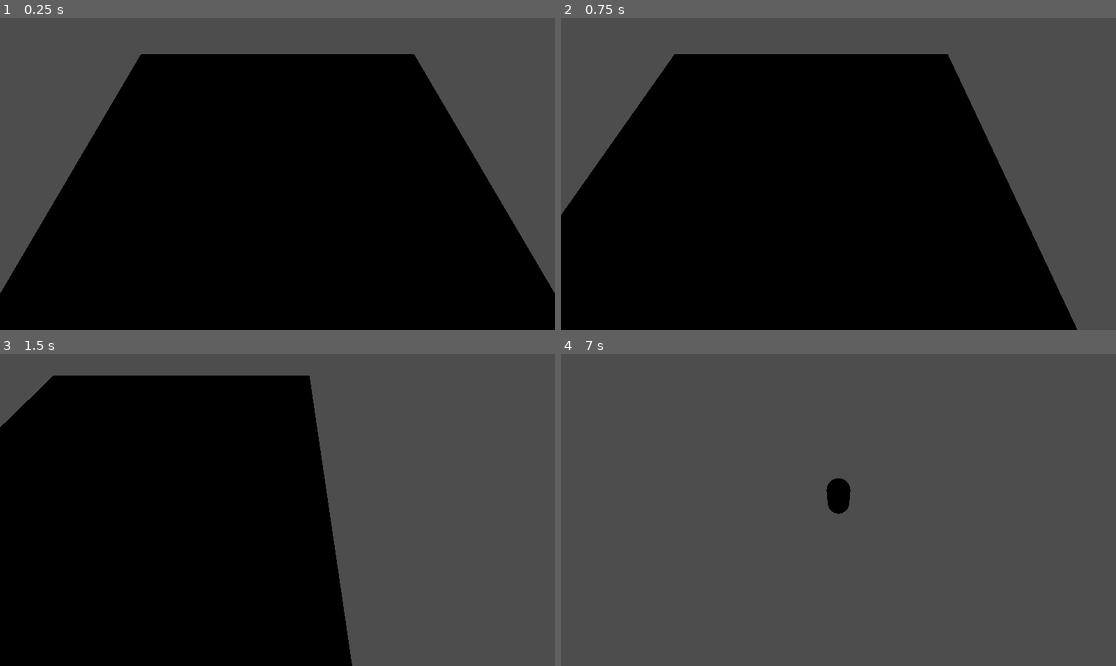
Above: before the commit, frames 1-4 (two rows, left to right).
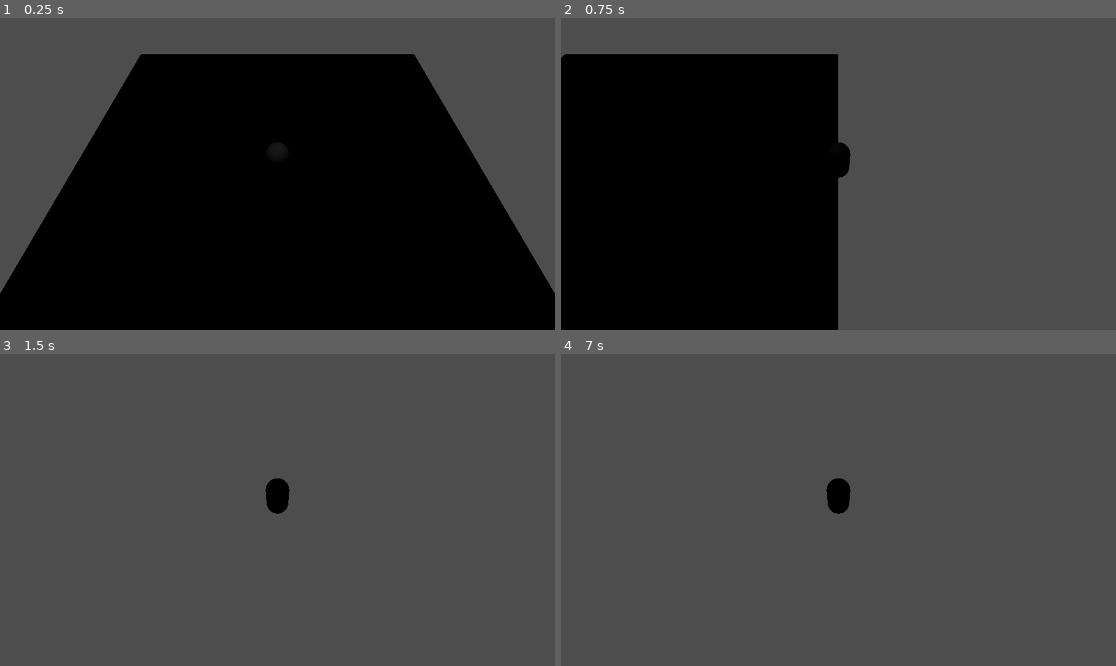
Above: after the commit, the same moments.

Repository: BrownRISDGameDevelopers/mosquito-simulator
Game: Godot game, scene res://scenes/Map.tscn
Same seed, same stepped clock (60 frames per second), same inputs: the game is played once before the commit and once after it.
Inputs:
- Up to frame 1 (0.25 s): no input
- Up to frame 2 (0.75 s): tap Enter (ui_accept) at 0.5 s; hold D (right) from 0.53 s (still down)
- Up to frame 3 (1.5 s): tap Enter (ui_accept) at 0.77 s; release D (right) at 1.28 s; hold S (down) from 1.28 s (still down)
- Up to frame 4 (7 s): tap Enter (ui_accept) at 1.52, 3.02, 3.5, 3.77, 4.25, 4.52, 5, 5.75, 6.02, 6.5, 6.77 s; release S (down) at 2.03 s; hold D (right) 2.03-2.78 s; hold W (up) 2.78-3.53 s; hold A (left) 3.53-5.03 s; hold S (down) 5.03-5.78 s; hold D (right) 5.78-6.53 s; hold W (up) from 6.53 s (still down)

The runs differ from the first frame. In frame 1, less than 0.1% of the frame differs, in the area x 49-51%, y 41-43%; in frame 2, 33%; in frame 3, 54%, in the area x 0-64%, y 6-100%; in frame 4, less than 0.1%.

Commit message:
feat(npc): basic random pathfinding

Diff:
--- a/scenes/Map.tscn
+++ b/scenes/Map.tscn
@@ -43,3 +43,7 @@
 transform = Transform3D(1, 0, 0, 0, 0.49999997, 0.86602545, 0, -0.86602545, 0.49999997, 0, 0.85, 0.5)
 script = ExtResource("2_lajc7")
 player = NodePath("../Player")
+
+[node name="SpotLight3D" type="SpotLight3D" parent="."]
+transform = Transform3D(1, 0, 0, 0, -4.371139e-08, 1, 0, -1, -4.371139e-08, 0, 5, 0)
+light_energy = 6.608
--- /dev/null
+++ b/scenes/NPC.tscn
@@ -0,0 +1,21 @@
+[gd_scene load_steps=4 format=3 uid="uid://1ayg4tlicupc"]
+
+[ext_resource type="Script" uid="uid://dfb8m4motdh6b" path="res://scripts/npc.gd" id="1_mhefn"]
+
+[sub_resource type="SphereShape3D" id="SphereShape3D_7ho5x"]
+
+[sub_resource type="SphereMesh" id="SphereMesh_tier1"]
+
+[node name="NPC" type="CharacterBody3D"]
+transform = Transform3D(0.1, 0, 0, 0, 0.1, 0, 0, 0, 0.1, 0, 0, 0)
+script = ExtResource("1_mhefn")
+
+[node name="CollisionShape3D" type="CollisionShape3D" parent="."]
+transform = Transform3D(1, 0, 0, 0, 1, 0, 0, 0, 1, 0, 0.5, 0)
+shape = SubResource("SphereShape3D_7ho5x")
+
+[node name="NavigationAgent3D" type="NavigationAgent3D" parent="."]
+
+[node name="MeshInstance3D" type="MeshInstance3D" parent="."]
+transform = Transform3D(1, 0, 0, 0, 1, 0, 0, 0, 1, 0, 0.5, 0)
+mesh = SubResource("SphereMesh_tier1")
--- /dev/null
+++ b/scenes/NPCMovement.tscn
@@ -0,0 +1,62 @@
+[gd_scene load_steps=10 format=3 uid="uid://c1rbgsp86a2vp"]
+
+[ext_resource type="Script" uid="uid://cro18pkffxuew" path="res://scripts/player.gd" id="1_tier1"]
+[ext_resource type="Script" uid="uid://r64v6uqb3av8" path="res://scripts/camera.gd" id="2_rtss0"]
+[ext_resource type="PackedScene" uid="uid://1ayg4tlicupc" path="res://scenes/NPC.tscn" id="3_rtss0"]
+
+[sub_resource type="NavigationMesh" id="NavigationMesh_tier1"]
+vertices = PackedVector3Array(-4.5, 0.4, -4.5, -4.5, 0.4, 4.5, 4.5, 0.4, 4.5, 4.5, 0.4, -4.5)
+polygons = [PackedInt32Array(3, 2, 0), PackedInt32Array(0, 2, 1)]
+
+[sub_resource type="StandardMaterial3D" id="StandardMaterial3D_rtss0"]
+albedo_color = Color(0, 0.58, 0.17399997, 1)
+
+[sub_resource type="PlaneMesh" id="PlaneMesh_rtss0"]
+material = SubResource("StandardMaterial3D_rtss0")
+size = Vector2(10, 10)
+
+[sub_resource type="BoxShape3D" id="BoxShape3D_5hauk"]
+size = Vector3(10, 0.1, 10)
+
+[sub_resource type="CapsuleMesh" id="CapsuleMesh_tm3qm"]
+
+[sub_resource type="CapsuleShape3D" id="CapsuleShape3D_yyirk"]
+
+[node name="Map" type="Node3D"]
+
+[node name="NavigationRegion3D" type="NavigationRegion3D" parent="."]
+transform = Transform3D(0.99999934, -0.00033175913, -0.0010996137, 0.00032918048, 0.9999972, -0.0023333314, 0.0011003884, 0.0023329663, 0.99999666, 0, 0, 0)
+navigation_mesh = SubResource("NavigationMesh_tier1")
+
+[node name="MeshInstance3D" type="MeshInstance3D" parent="NavigationRegion3D"]
+mesh = SubResource("PlaneMesh_rtss0")
+
+[node name="StaticBody3D" type="StaticBody3D" parent="NavigationRegion3D"]
+
+[node name="CollisionShape3D" type="CollisionShape3D" parent="NavigationRegion3D/StaticBody3D"]
+transform = Transform3D(1, 0, 0, 0, 1, 0, 0, 0, 1, 0, -0.05, 0)
+shape = SubResource("BoxShape3D_5hauk")
+
+[node name="Player" type="CharacterBody3D" parent="."]
+transform = Transform3D(0.1, 0, 0, 0, 0.1, 0, 0, 0, 0.1, 0, 0, 0)
+script = ExtResource("1_tier1")
+
+[node name="MeshInstance3D" type="MeshInstance3D" parent="Player"]
+transform = Transform3D(1, 0, 0, 0, 1, 0, 0, 0, 1, 0, 1, 0)
+mesh = SubResource("CapsuleMesh_tm3qm")
+
+[node name="CollisionShape3D" type="CollisionShape3D" parent="Player"]
+transform = Transform3D(1, 0, 0, 0, 1, 0, 0, 0, 1, 0, 1, 0)
+shape = SubResource("CapsuleShape3D_yyirk")
+
+[node name="Camera3D" type="Camera3D" parent="." node_paths=PackedStringArray("player")]
+transform = Transform3D(1, 0, 0, 0, 0.49999997, 0.86602545, 0, -0.86602545, 0.49999997, 0, 0.85, 0.5)
+script = ExtResource("2_rtss0")
+player = NodePath("../Player")
+
+[node name="SpotLight3D" type="SpotLight3D" parent="."]
+transform = Transform3D(1, 0, 0, 0, -4.371139e-08, 1, 0, -1, -4.371139e-08, 0, 5, 0)
+light_energy = 16.0
+
+[node name="NPC" parent="." instance=ExtResource("3_rtss0")]
+transform = Transform3D(0.1, 0, 0, 0, 0.1, 0, 0, 0, 0.1, 0, 0, -0.83129644)
--- /dev/null
+++ b/scripts/npc.gd
@@ -0,0 +1,61 @@
+extends CharacterBody3D
+
+class_name NPC
+
+var rng = RandomNumberGenerator.new()
+
+var movement_speed: float = rng.randf_range(1.0, 3.0)
+
+@onready var navigation_agent: NavigationAgent3D = $NavigationAgent3D
+
+func set_random_target():
+	var nav_map = navigation_agent.get_navigation_map()
+
+	# generate random coords in world space
+	var random_x = rng.randf_range(-10.0, 10.0)
+	var random_z = rng.randf_range(-10.0, 10.0)
+	var target_position = Vector3(random_x, global_position.y, random_z)
+
+	# snap to navmesh
+	var closest_point = NavigationServer3D.map_get_closest_point(nav_map, target_position)
+	navigation_agent.set_target_position(closest_point)
+
+	# confirm that the point is actually reachable
+	if not navigation_agent.is_target_reachable():
+		# try again if unreachable
+		set_random_target()
+
+
+func actor_setup():
+	# Wait for the first physics frame so the NavigationServer can sync.
+	await get_tree().physics_frame
+
+	# Set initial random target
+	set_random_target()
+
+
+func _on_navigation_finished():
+    # When the NPC reaches its target, set a new random target
+	await get_tree().create_timer(rng.randf_range(1.0, 5.0)).timeout # Wait a bit
+	set_random_target()
+
+func _ready():
+	# These values need to be adjusted for the actor's speed
+	# and the navigation layout.
+	navigation_agent.path_desired_distance = 0.5
+	navigation_agent.target_desired_distance = 0.5
+
+	navigation_agent.navigation_finished.connect(_on_navigation_finished)
+
+	# Make sure to not await during _ready.
+	actor_setup.call_deferred()
+
+func _physics_process(_delta):
+	if navigation_agent.is_navigation_finished():
+		return
+
+	var current_agent_position: Vector3 = global_position
+	var next_path_position: Vector3 = navigation_agent.get_next_path_position()
+
+	velocity = current_agent_position.direction_to(next_path_position) * movement_speed
+	move_and_slide()
--- a/scripts/player.gd
+++ b/scripts/player.gd
@@ -3,7 +3,7 @@
 class_name Player
 
 
-const SPEED = 1
+const SPEED = 5
 const JUMP_VELOCITY = 4.5
 
 
@@ -20,6 +20,7 @@
 	# As good practice, you should replace UI actions with custom gameplay actions.
 	var input_dir := Input.get_vector("left", "right", "up", "down")
 	var direction := (transform.basis * Vector3(input_dir.x, 0, input_dir.y)).normalized()
+
 	if direction:
 		velocity.x = direction.x * SPEED
 		velocity.z = direction.z * SPEED
Not shown, added: scripts/npc.gd.uid
